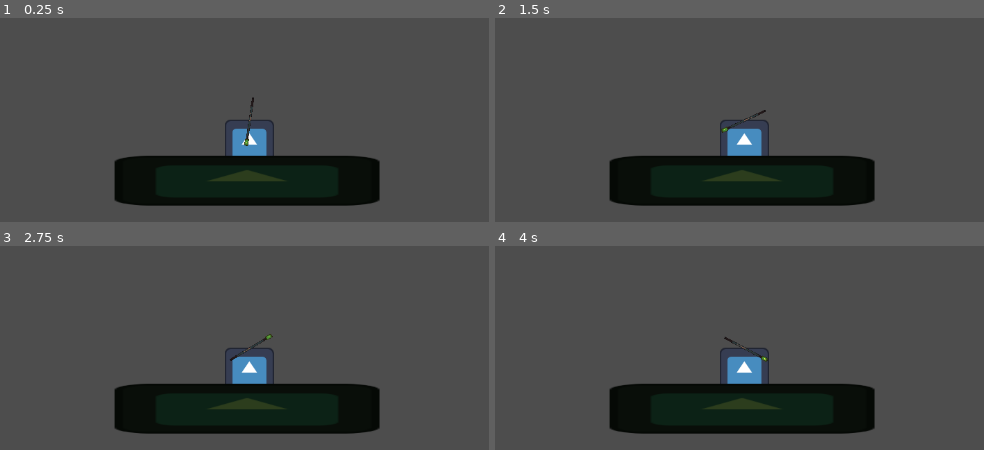
Above: before the commit, frames 1-4 (two rows, left to right).
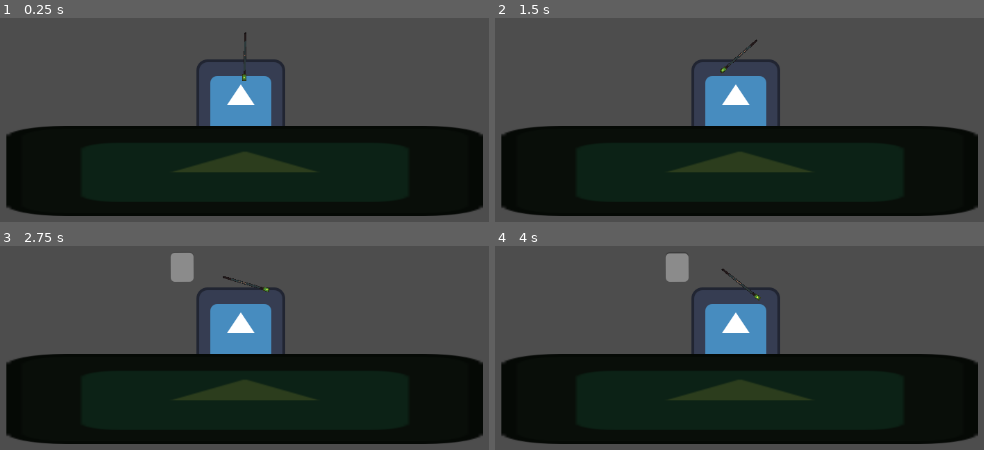
Above: after the commit, the same moments.

Repository: PARCISZEWSKI/fishinggwj
Game: Godot game, scene res://scenes/main.tscn
The game is run twice, just before and just after one commit, with the same random seed, the same clock (stepped at 60 frames per second) and the same inputs. The engine's default icon, where the game draws it, is replaced by a stand-in: a white triangle on a blue panel in a dark square.
Inputs (mouse positions are in pixels of both pictures, inside the frame that each line leads up to):
- Up to frame 1 (0.25 s): no input
- Up to frame 2 (1.5 s): tap Enter at 0.5 s; move the mouse to (910, 154) at 0.52 s; press the mouse at (910, 154) at 0.53 s; move the mouse to (578, 199) at 1.27 s; release the mouse at (578, 199) at 1.28 s; click (578, 199) at 1.35 s
- Up to frame 3 (2.75 s): tap Space at 2 s; move the mouse to (322, 305) at 2.02 s; press the mouse at (322, 305) at 2.03 s; tap 4 at 2.1 s
- Up to frame 4 (4 s): move the mouse to (outside the picture) at 2.77 s; release the mouse at (outside the picture) at 2.78 s; tap 5 at 2.85 s; click (outside the picture) at 3.05 s; tap Enter at 3.5 s; move the mouse to (outside the picture) at 3.52 s; press the mouse at (outside the picture) at 3.53 s; tap 1 at 3.6 s

The runs differ from the first frame. In frame 1, 36% of the frame differs, in the area x 1-99%, y 6-98%; in frame 2, 36%; in frame 3, 37%; in frame 4, 37%, in the area x 1-99%, y 3-98%.

Commit message:
Spear shoots

Diff:
--- a/components/health_component.gd
+++ b/components/health_component.gd
@@ -2,7 +2,8 @@
 extends Node2D
 
 @export var health: int
-signal healthZero
+signal healthZero #Signal output when health reaches zero
+
 
 func reduce_health(amount:int) -> void:
 	health -= amount
--- /dev/null
+++ b/components/spear_component.gd
@@ -0,0 +1,14 @@
+extends RigidBody2D
+
+@export var torque_strength: float = 30.0 ##How fast it rotates
+@export var rotation_threshold: float = 0.5 ##How close to zero it is when it stops rotating
+
+#@export var max_speed_for_full_torque: float = 500.0
+
+func _physics_process(delta: float) -> void:
+	if abs(rotation) > rotation_threshold:
+		# FIXME: Make spear rotate downards quicker the slower it goes
+		#var speed = linear_velocity.length()
+		#var speed_factor = clamp(speed / max_speed_for_full_torque, 0.0, 1.0)
+		var torque = -rotation * torque_strength# * (1.0 - speed_factor)
+		apply_torque_impulse(torque)
--- /dev/null
+++ b/components/spear_component.tscn
@@ -0,0 +1,37 @@
+[gd_scene load_steps=6 format=3 uid="uid://dmsp0jhx7uijx"]
+
+[ext_resource type="Script" uid="uid://71cgj2lpfao1" path="res://components/spear_component.gd" id="1_m8umk"]
+[ext_resource type="Texture2D" uid="uid://b6ifsx6vy7h2h" path="res://icon.svg" id="2_iqvtk"]
+[ext_resource type="PackedScene" uid="uid://lvaymwdmerbq" path="res://components/health_component.tscn" id="3_3oxom"]
+
+[sub_resource type="PhysicsMaterial" id="PhysicsMaterial_kvbwv"]
+
+[sub_resource type="RectangleShape2D" id="RectangleShape2D_t6vq1"]
+size = Vector2(4, 54.25)
+
+[node name="spearPhysics" type="RigidBody2D" groups=["item", "spear"]]
+physics_material_override = SubResource("PhysicsMaterial_kvbwv")
+center_of_mass_mode = 1
+center_of_mass = Vector2(0, 32)
+can_sleep = false
+script = ExtResource("1_m8umk")
+
+[node name="stick" type="Sprite2D" parent="."]
+modulate = Color(0.623201, 0.411766, 0.316446, 1)
+scale = Vector2(0.0261151, 0.515146)
+texture = ExtResource("2_iqvtk")
+
+[node name="tip" type="Sprite2D" parent="."]
+modulate = Color(1, 1, 0.270588, 1)
+position = Vector2(0, 32)
+scale = Vector2(0.0456119, -0.0768935)
+texture = ExtResource("2_iqvtk")
+
+[node name="CollisionShape2D" type="CollisionShape2D" parent="."]
+position = Vector2(0, 9)
+shape = SubResource("RectangleShape2D_t6vq1")
+
+[node name="healthComponent" parent="." instance=ExtResource("3_3oxom")]
+health = 1
+
+[connection signal="healthZero" from="healthComponent" to="." method="_on_health_component_health_zero"]
--- a/nodes/player.tscn
+++ b/nodes/player.tscn
@@ -1,7 +1,8 @@
-[gd_scene load_steps=3 format=3 uid="uid://kyv8vx6ntb8s"]
+[gd_scene load_steps=4 format=3 uid="uid://kyv8vx6ntb8s"]
 
 [ext_resource type="Script" uid="uid://o63u6p4bhfns" path="res://nodes/player.gd" id="1_bms3g"]
 [ext_resource type="Texture2D" uid="uid://b6ifsx6vy7h2h" path="res://icon.svg" id="1_u63mc"]
+[ext_resource type="PackedScene" uid="uid://u2tnc6x8pm77" path="res://nodes/spear.tscn" id="3_me0cc"]
 
 [node name="player" type="Node2D"]
 script = ExtResource("1_bms3g")
@@ -16,4 +17,8 @@
 scale = Vector2(5.36719, 1.01562)
 texture = ExtResource("1_u63mc")
 
-[node name="items" type="Node" parent="."]
+[node name="items" type="Node2D" parent="."]
+
+[node name="spear" parent="items" instance=ExtResource("3_me0cc")]
+position = Vector2(0, -167)
+throw_force = 10.0
--- a/nodes/spear.gd
+++ b/nodes/spear.gd
@@ -1,46 +1,74 @@
-extends RigidBody2D
+extends Node2D
 
-@export var throw_force: float = 5
+@export_group("Customizable variable")
+@export var throw_force: float = 105 ##Force spear is throw with
+@export var spearPhysics: PackedScene ##Scene to be loaded
+@export var oscillation_speed: float = PI/2.0 ##Bigger number -> faster
 
+var direction: Vector2 ##Direction to mouseposition
+var current_state: SPEARSTATUS = SPEARSTATUS.ready ##Current state in statemachine
+var spearChild: RigidBody2D ##Reference to spawned physics spear
+var oscillation_time: float = 0.0 ##Tracks project time #FIXME: need to be reset once in a while, isn't currently
+var oscillation: float ##Output oscillation between [0, 1]
+
+#References to children
+@onready var castCharge: Timer = $castCharge
+@onready var sprite: Node2D = $visual
+@onready var chargeBar:ProgressBar = $chargeBar
+
+##States in statemachine
 enum SPEARSTATUS {
 	ready,
+	charging,
 	thrown,
 	returning
 }
 
-@onready var timer: Timer = $castCharge
+func _process(delta: float) -> void:
+
+	oscillation_time += delta
+	oscillation = sin(oscillation_time * oscillation_speed) * 0.5 + 0.5 #Calculates oscillation and offsets it
+	chargeBar.value = oscillation * 100 #Sets percentage of progress bar
+
+	#The state machine:
+	match current_state:
+		#FIXME: Add idle state and make it initial, so player needs to click to
+		#take out spear and then the state progresses to ready
+		SPEARSTATUS.ready:
+			var mouse_pos = get_global_mouse_position()
+			direction = (mouse_pos - global_position).normalized()
+			sprite.rotation = direction.angle() - PI/2
+			#Sprite is rotated to mouse and direction is set
+			if Input.is_action_just_pressed("primary"):
+				current_state = SPEARSTATUS.charging
+				chargeBar.visible = true
+
+		SPEARSTATUS.charging: #Charging spear throw
+			#FIXME: Add reduced sprite rotation to charging mode to make aiming harder and more natural
+			if Input.is_action_just_released("primary"):
+				chargeBar.visible = false
+				useItem()
+
+		SPEARSTATUS.thrown:
+			if Input.is_action_just_pressed("primary"): #Click again to reset
+				resetItem()
+		#FIXME: Implement return state where spears is dragged back towards ship and then it is reset
+
+func useItem() -> void: ##Spawn and fires a spearPhysics spear
+	current_state = SPEARSTATUS.thrown
+	sprite.visible = false
+	spearChild = spearPhysics.instantiate()
+	add_child(spearChild)
+	spearChild.rotation = sprite.rotation
+	spearChild.apply_impulse(direction * throw_force * 100 * oscillation) #FIXME: Remove magic number or make it a CONSTANT
 
 
-var direction: Vector2
-var current_state: SPEARSTATUS = SPEARSTATUS.ready
-func _ready() -> void:
-	freeze = true
+func resetItem(): ##Removes spear and reset view of spear spawner
+	current_state = SPEARSTATUS.ready
+	spearChild.queue_free()
+	spearChild = null
+	sprite.visible = true
 
-
-func _process(delta: float) -> void:
-	match current_state:
-		SPEARSTATUS.ready:
-
-			var mouse_pos = get_global_mouse_position()
-			direction = (mouse_pos - global_position).normalized()
-			rotation = direction.angle() - PI/2
-
-			if Input.is_action_just_pressed("primary"):
-				useItem()
-		SPEARSTATUS.thrown:
-			if Input.is_action_just_pressed("primary"):
-				resetItem()
-
-func useItem():
-	freeze = false
-	apply_impulse(direction * throw_force)
-
-func resetItem():
-	pass
-
+#FIXME: Make health part of the game?
 func _on_health_component_health_zero() -> void:
 	queue_free()
-
-
-func _on_timer_timeout() -> void:
-	pass # Replace with function body.
--- a/nodes/spear.tscn
+++ b/nodes/spear.tscn
@@ -1,35 +1,36 @@
-[gd_scene load_steps=5 format=3 uid="uid://dmsp0jhx7uijx"]
+[gd_scene load_steps=4 format=3 uid="uid://u2tnc6x8pm77"]
 
-[ext_resource type="Script" uid="uid://71cgj2lpfao1" path="res://nodes/spear.gd" id="1_kvbwv"]
+[ext_resource type="Script" uid="uid://dxofn5a4yvwjk" path="res://nodes/spear.gd" id="1_kvbwv"]
 [ext_resource type="Texture2D" uid="uid://b6ifsx6vy7h2h" path="res://icon.svg" id="1_py0la"]
-[ext_resource type="PackedScene" uid="uid://lvaymwdmerbq" path="res://components/health_component.tscn" id="1_t6vq1"]
+[ext_resource type="PackedScene" uid="uid://dmsp0jhx7uijx" path="res://components/spear_component.tscn" id="2_kvbwv"]
 
-[sub_resource type="RectangleShape2D" id="RectangleShape2D_t6vq1"]
-size = Vector2(4, 52.5)
+[node name="spear" type="Node2D"]
+script = ExtResource("1_kvbwv")
+spearPhysics = ExtResource("2_kvbwv")
+oscillation_speed = 5.0
 
-[node name="spear" type="RigidBody2D" groups=["item", "spear"]]
-rotation = 1.5708
-script = ExtResource("1_kvbwv")
+[node name="castCharge" type="Timer" parent="."]
+autostart = true
 
-[node name="stick" type="Sprite2D" parent="."]
+[node name="chargeBar" type="ProgressBar" parent="."]
+visible = false
+offset_left = -107.0
+offset_top = -2.0
+offset_right = -64.0
+offset_bottom = 31.0
+rotation = -1.57537
+step = 0.005
+show_percentage = false
+
+[node name="visual" type="Node2D" parent="."]
+
+[node name="stick" type="Sprite2D" parent="visual"]
 modulate = Color(0.623201, 0.411766, 0.316446, 1)
 scale = Vector2(0.0261151, 0.515146)
 texture = ExtResource("1_py0la")
 
-[node name="tip" type="Sprite2D" parent="."]
+[node name="tip" type="Sprite2D" parent="visual"]
 modulate = Color(1, 1, 0.270588, 1)
 position = Vector2(0, 32)
 scale = Vector2(0.0456119, -0.0768935)
 texture = ExtResource("1_py0la")
-
-[node name="CollisionShape2D" type="CollisionShape2D" parent="."]
-position = Vector2(0, 10.75)
-shape = SubResource("RectangleShape2D_t6vq1")
-
-[node name="healthComponent" parent="." instance=ExtResource("1_t6vq1")]
-health = 1
-
-[node name="castCharge" type="Timer" parent="."]
-autostart = true
-
-[connection signal="healthZero" from="healthComponent" to="." method="_on_health_component_health_zero"]
--- a/scenes/main.tscn
+++ b/scenes/main.tscn
@@ -1,13 +1,8 @@
-[gd_scene load_steps=3 format=3 uid="uid://b76s64dbrngm4"]
+[gd_scene load_steps=2 format=3 uid="uid://b76s64dbrngm4"]
 
 [ext_resource type="PackedScene" uid="uid://kyv8vx6ntb8s" path="res://nodes/player.tscn" id="1_o5qli"]
-[ext_resource type="PackedScene" uid="uid://dmsp0jhx7uijx" path="res://nodes/spear.tscn" id="2_0wfyh"]
 
 [node name="main" type="Node2D"]
 
 [node name="player" parent="." instance=ExtResource("1_o5qli")]
-position = Vector2(584, 330)
-scale = Vector2(-0.556811, 0.547223)
-
-[node name="spear" parent="." instance=ExtResource("2_0wfyh")]
-position = Vector2(588, 243)
+position = Vector2(581, 316)
Not shown, added: components/spear_component.gd.uid
Not shown, changed: nodes/spear.gd.uid
